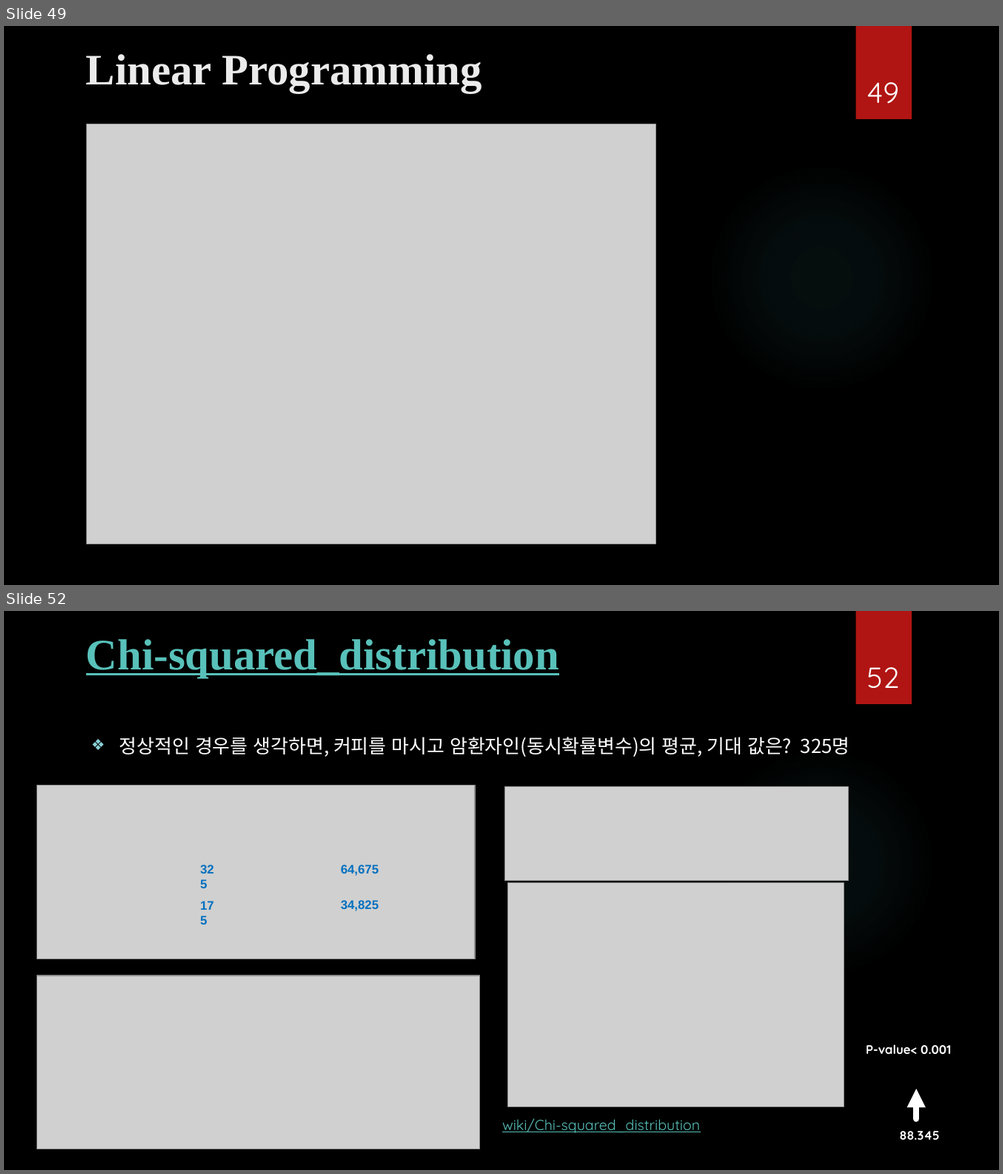
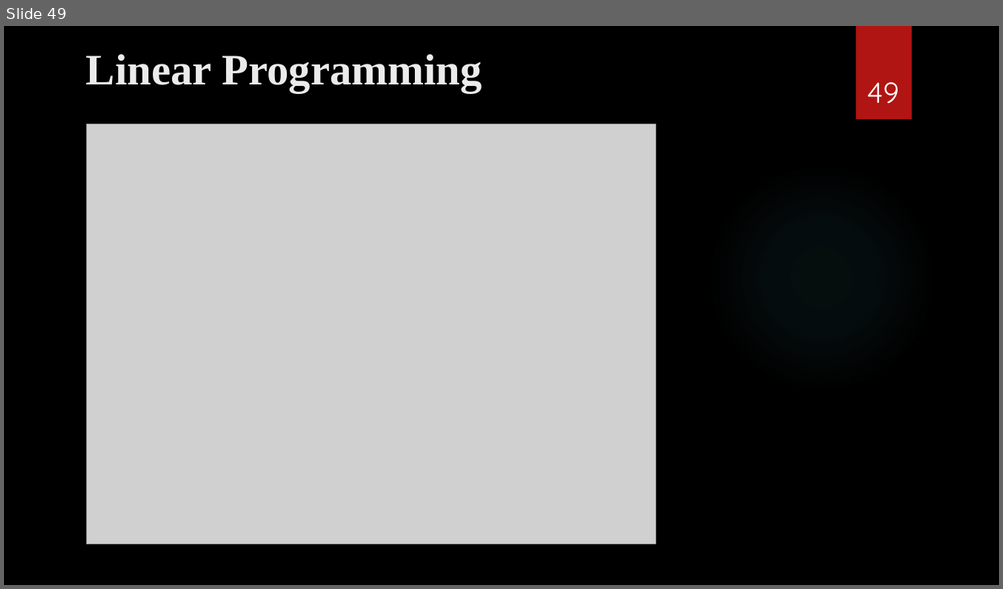
Before and after one commit to ancestor9/mathematics-for-machine-learning, a slide deck: Calculus/Modeling_Simulation_1.pptx. Shown one above the other, each under a label of ours: slides 49 and 52 before the commit, slide 49 after it; the slides between them are not shown. The pictures are 1003x1174 and 1003x589 pixels, drawn with LibreOffice and Linux fonts; fonts in the diff are those of the drawing; grey boxes stand for pictures; background and template pictures are left out. Boxes give left, top, right and bottom in pixels: in the first picture for what was removed or moved away, otherwise in the second. Text is boxed around its words. In the diff, an @@ line names an element or a change of style, - is before the commit and + after.

```diff
--- a/Calculus/Modeling_Simulation_1.pptx
+++ b/Calculus/Modeling_Simulation_1.pptx
@@ slide 52 removed at box(4, 611, 999, 1170), background picture (left out); not listed: 2 template elements that a slide beside it also shows @@
@@ title removed at box(86, 639, 559, 678) @@
-Chi-squared_distribution
@@ page number removed at box(867, 667, 899, 688) @@
-52
@@ text removed at box(119, 737, 850, 757) @@
-❖ 정상적인 경우를 생각하면, 커피를 마시고 암환자인(동시확률변수)의 평균, 기대 값은? 325명
@@ picture removed at box(37, 786, 475, 960) @@
@@ picture removed at box(505, 787, 848, 881) @@
@@ text removed at box(193, 858, 226, 880) @@
-325
@@ text removed at box(341, 865, 378, 876) @@
-64,675
@@ text removed at box(193, 894, 226, 917) @@
-175
@@ picture removed at box(508, 883, 843, 1107) @@
@@ text removed at box(341, 900, 378, 911) @@
-34,825
@@ picture removed at box(37, 976, 480, 1150) @@
@@ text removed at box(865, 1045, 950, 1054) @@
-P-value< 0.001
@@ arrow removed from (916, 1119) to (916, 1089) @@
@@ text removed at box(502, 1119, 700, 1133) @@
-wiki/Chi-squared_distribution
@@ text removed at box(899, 1131, 939, 1140) @@
-88.345
```
Also in this commit, not shown: 8 slides changed, 10 other slides removed, 1 other file.
